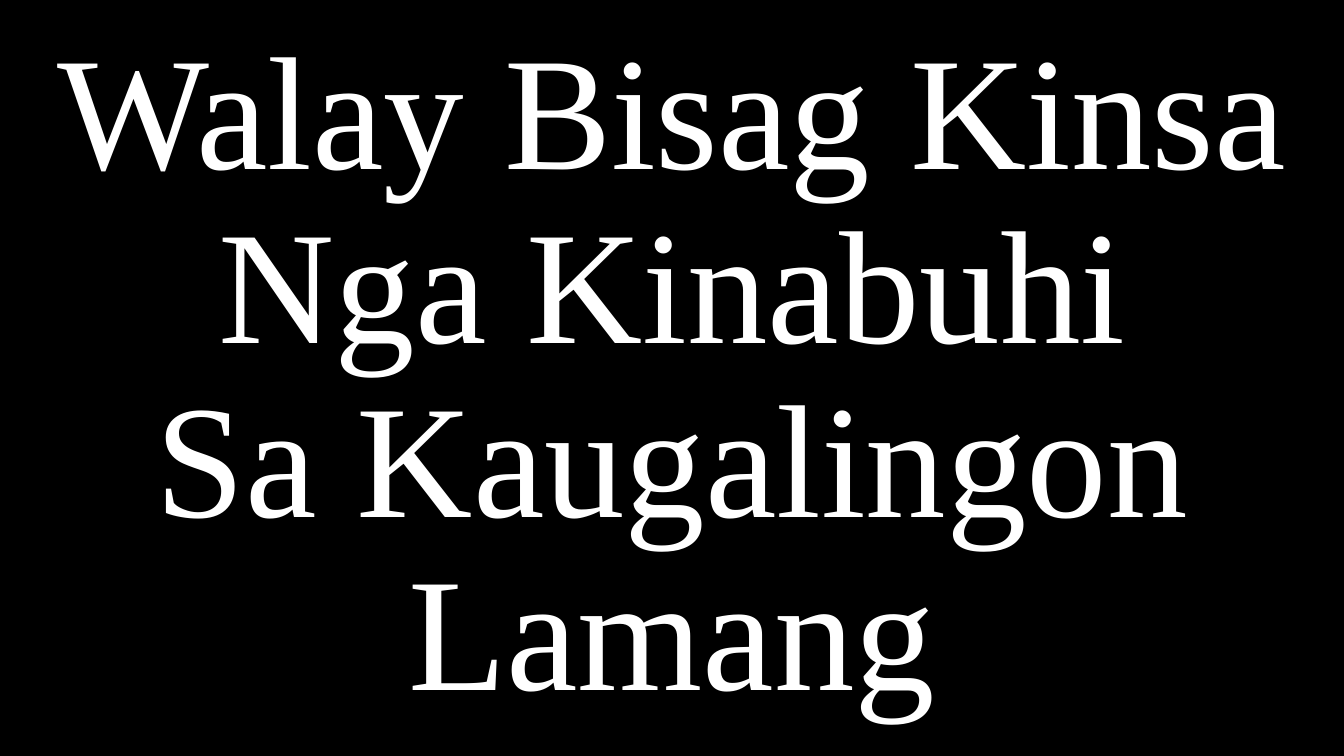
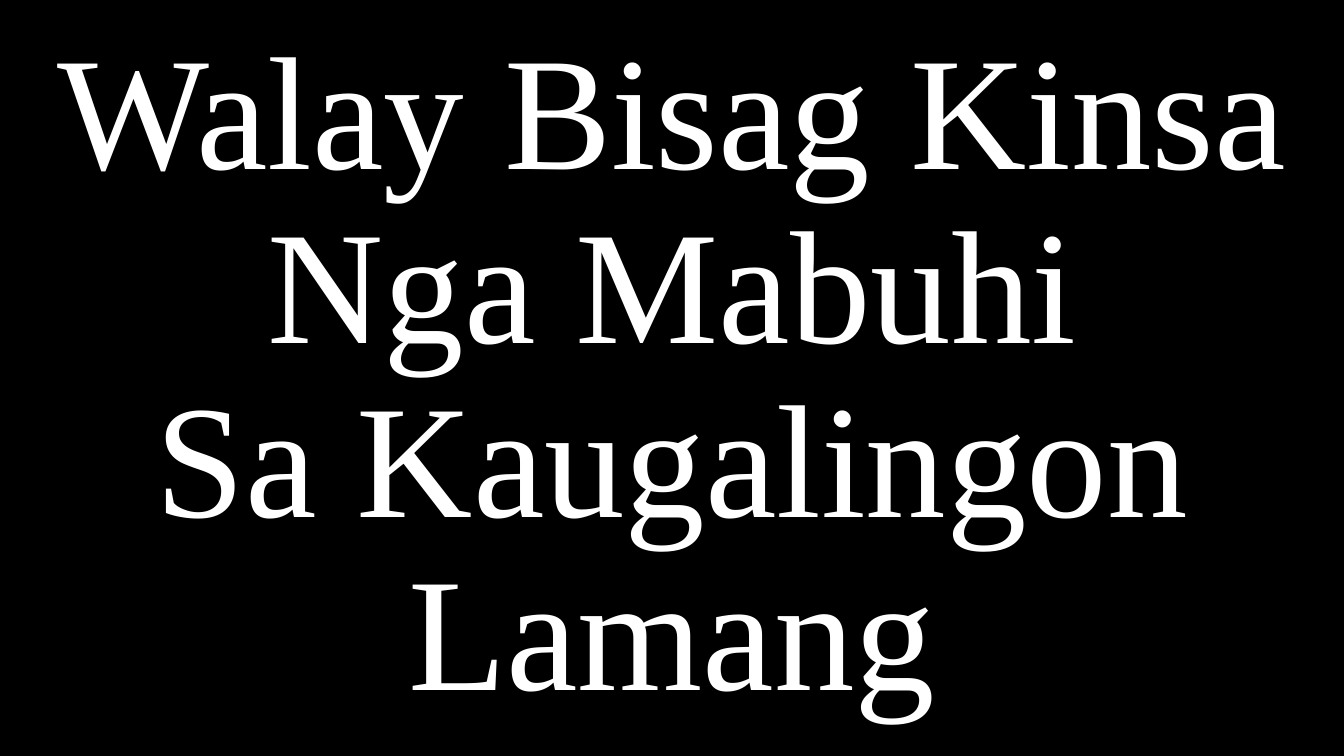
Before and after one commit to CHRISTIANARIBAL/Simbahan, a slide deck: slide 2 of Kanta/Recessional/Katapusan/Tulobagon.pptx. Drawn at 1344x756 pixels with LibreOffice and Linux fonts; fonts in the diff are those of the drawing. Boxes give left, top, right and bottom in pixels: in the first picture for what was removed or moved away, otherwise in the second. Text is boxed around its words. In the diff, an @@ line names an element or a change of style, - is before the commit and + after.

```diff
--- a/Kanta/Recessional/Katapusan/Tulobagon.pptx
+++ b/Kanta/Recessional/Katapusan/Tulobagon.pptx
@@ title at bbox=[57, 57, 1286, 721]: text changed @@
-Walay Bisag Kinsa Nga Kinabuhi
-Sa Kaugalingon Lamang
+Walay Bisag Kinsa Nga Mabuhi
+Sa Kaugalingon Lamang
```
Also in this commit, not shown: 2 other slides changed, 7 other files.
